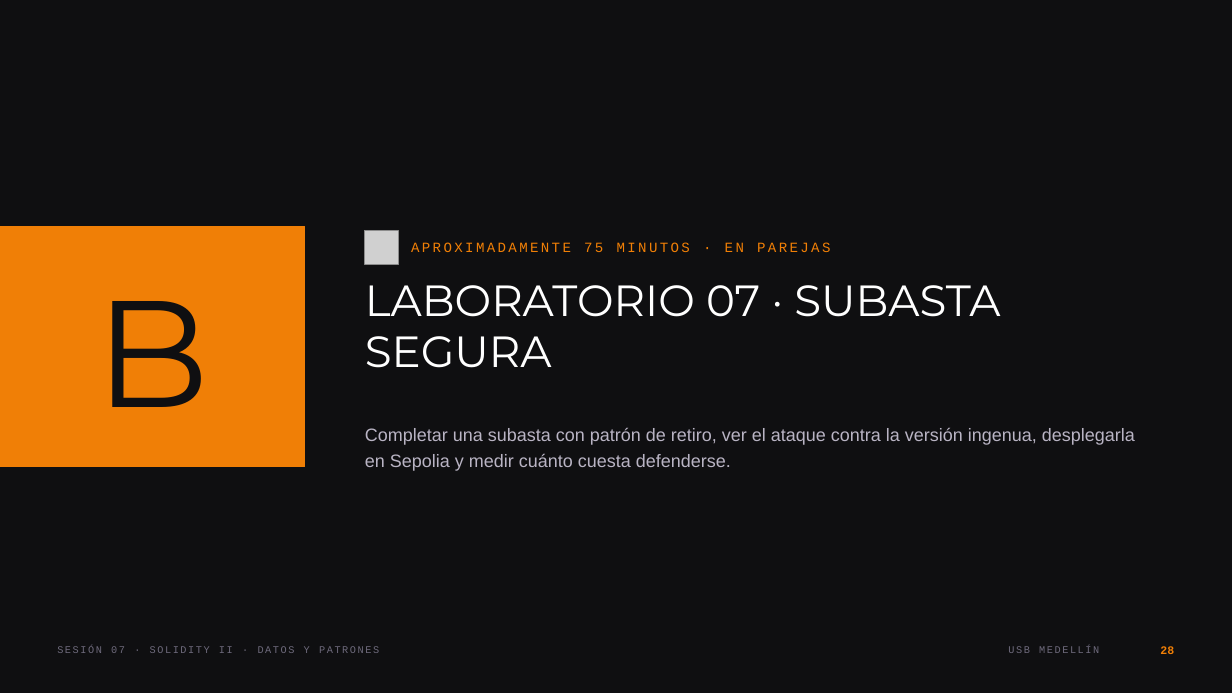
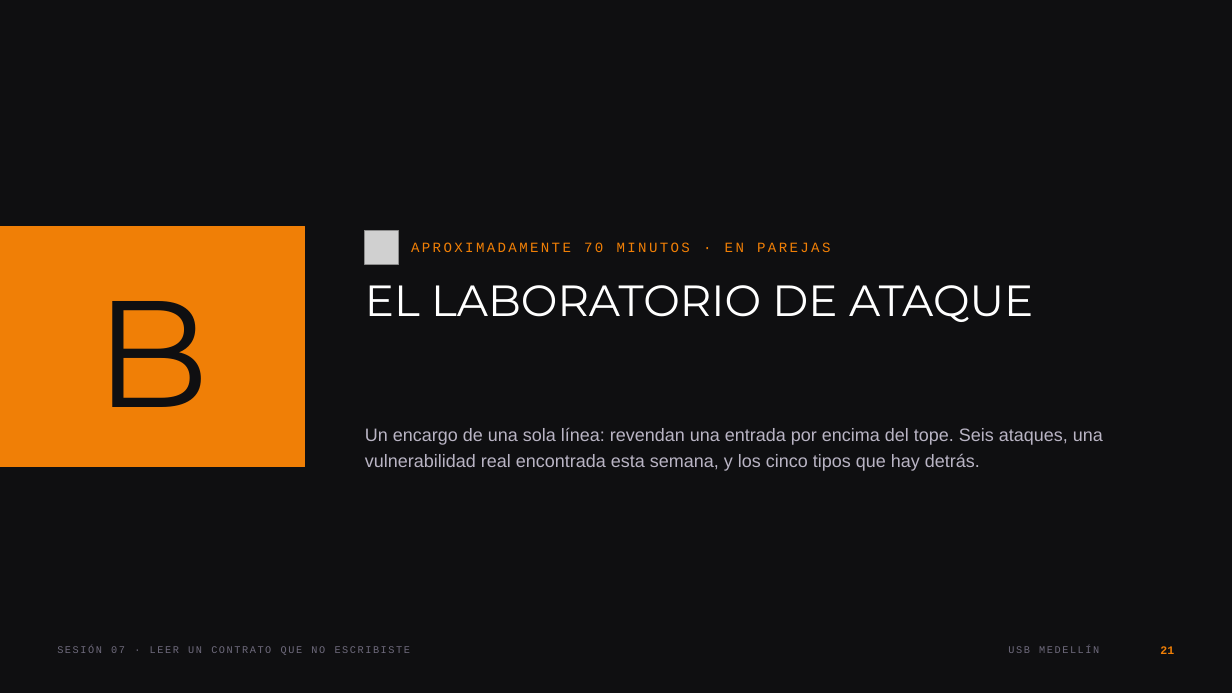
Before and after one commit to andresdapena81/curso-blockchain-web3-usb, a slide deck: slide 21 of material/Sesion-07-Blockchain-Web3.pptx (slide 28 before the commit). Drawn at 1232x693 pixels with LibreOffice and Linux fonts; fonts in the diff are those of the drawing; grey boxes stand for pictures. Boxes give left, top, right and bottom in pixels: in the first picture for what was removed or moved away, otherwise in the second. Text is boxed around its words. In the diff, an @@ line names an element or a change of style, - is before the commit and + after.

```diff
--- a/material/Sesion-07-Blockchain-Web3.pptx
+++ b/material/Sesion-07-Blockchain-Web3.pptx
@@ text at (x1=411, y1=242, x2=830, y2=252): text changed @@
-APROXIMADAMENTE 75 MINUTOS · EN PAREJAS
+APROXIMADAMENTE 70 MINUTOS · EN PAREJAS
@@ text at (x1=365, y1=285, x2=1033, y2=322): text changed @@
-LABORATORIO 07 · SUBASTA SEGURA
+EL LABORATORIO DE ATAQUE
@@ text at (x1=365, y1=427, x2=1103, y2=471): text changed @@
-Completar una subasta con patrón de retiro, ver el ataque contra la versión ingenua, desplegarla en Sepolia y medir cuánto cuesta defenderse.
+Un encargo de una sola línea: revendan una entrada por encima del tope. Seis ataques, una vulnerabilidad real encontrada esta semana, y los cinco tipos que hay detrás.
@@ text at (x1=57, y1=646, x2=410, y2=655): text changed @@
-SESIÓN 07 · SOLIDITY II · DATOS Y PATRONES
+SESIÓN 07 · LEER UN CONTRATO QUE NO ESCRIBISTE
@@ text at (x1=1160, y1=646, x2=1174, y2=654): text changed @@
-28
+21
```
Also in this commit, not shown: 12 other slides changed, 32 slides added, 32 slides removed, 14 other files.
